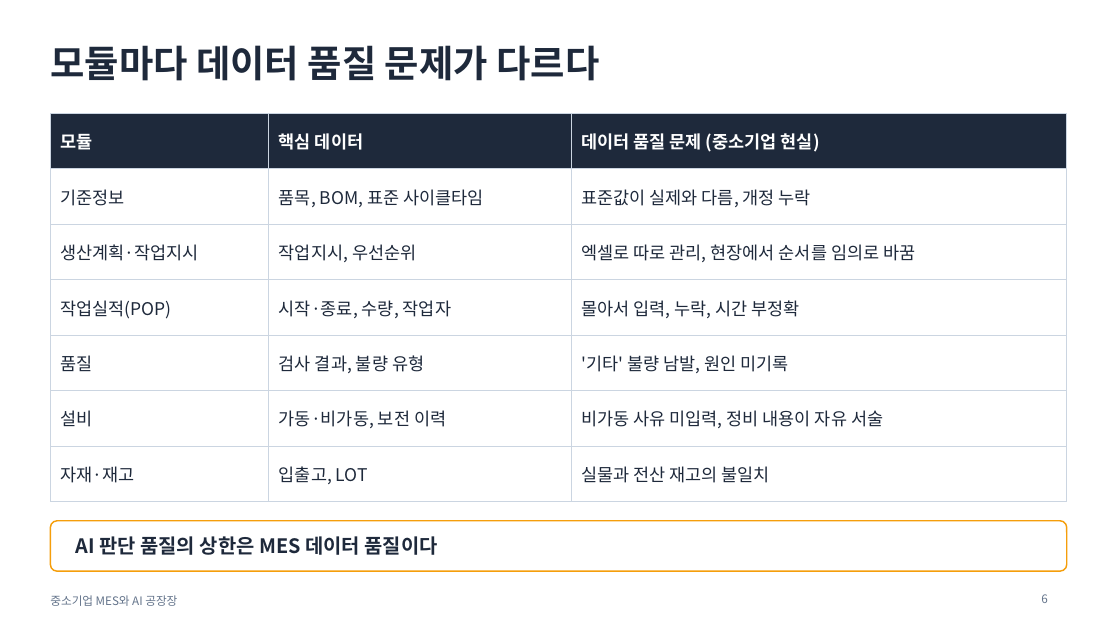
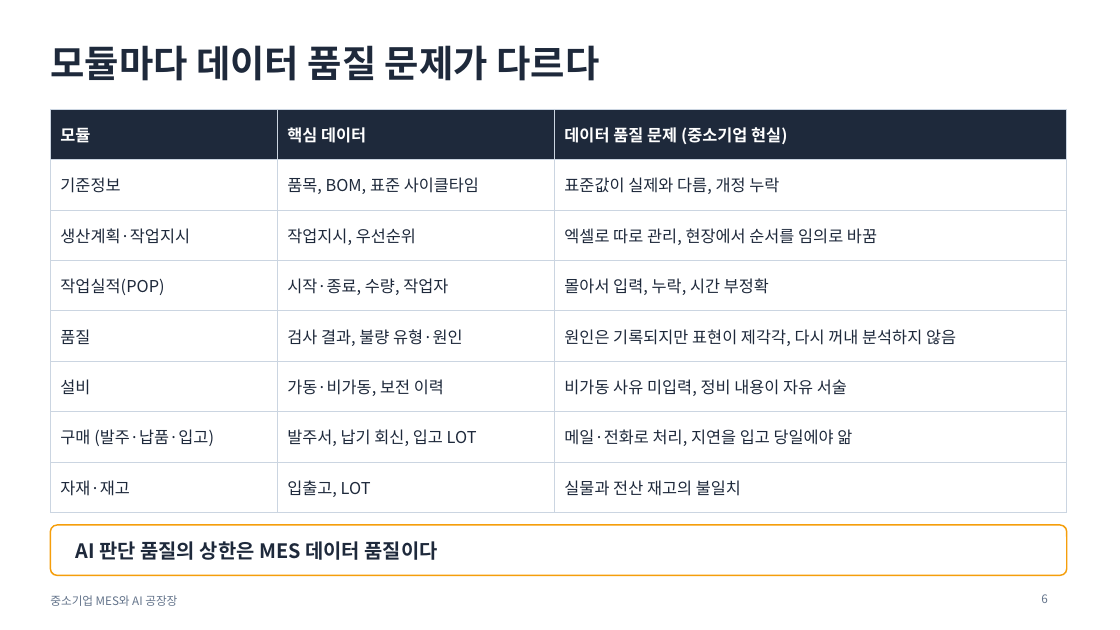
Before and after one commit to lucky-sugar-park/tech-review, a slide deck: slide 6 of lecture/mes-ai-plant-manager.pptx. Drawn at 1120x630 pixels with LibreOffice and Linux fonts; fonts in the diff are those of the drawing. Boxes give left, top, right and bottom in pixels: in the first picture for what was removed or moved away, otherwise in the second. Text is boxed around its words. In the diff, an @@ line names an element or a change of style, - is before the commit and + after.

```diff
--- a/lecture/mes-ai-plant-manager.pptx
+++ b/lecture/mes-ai-plant-manager.pptx
@@ table at <box>50,109,1067,501</box> @@
-row 5, column 2: 검사 결과, 불량 유형
+row 5, column 2: 검사 결과, 불량 유형·원인
-row 5, column 3: '기타' 불량 남발, 원인 미기록
+row 5, column 3: 원인은 기록되지만 표현이 제각각, 다시 꺼내 분석하지 않음
+row 7: 구매 (발주·납품·입고) | 발주서, 납기 회신, 입고 LOT | 메일·전화로 처리, 지연을 입고 당일에야 앎
@@ table: place and size @@
-table at <box>50,113,1067,488</box>
+table at <box>50,109,1067,501</box>
@@ rounded rectangle: place and size @@
-rounded rectangle at <box>50,521,1067,571</box>
+rounded rectangle at <box>50,525,1067,576</box>
@@ text "AI 판단 품질의 상한은 MES ...": place and size @@
-text "AI 판단 품질의 상한은 MES ..." at <box>76,536,438,555</box>
+text "AI 판단 품질의 상한은 MES ..." at <box>76,541,438,560</box>
```
Also in this commit, not shown: 7 other slides changed, 4 slides added, 2 slides removed, 2 other files.
